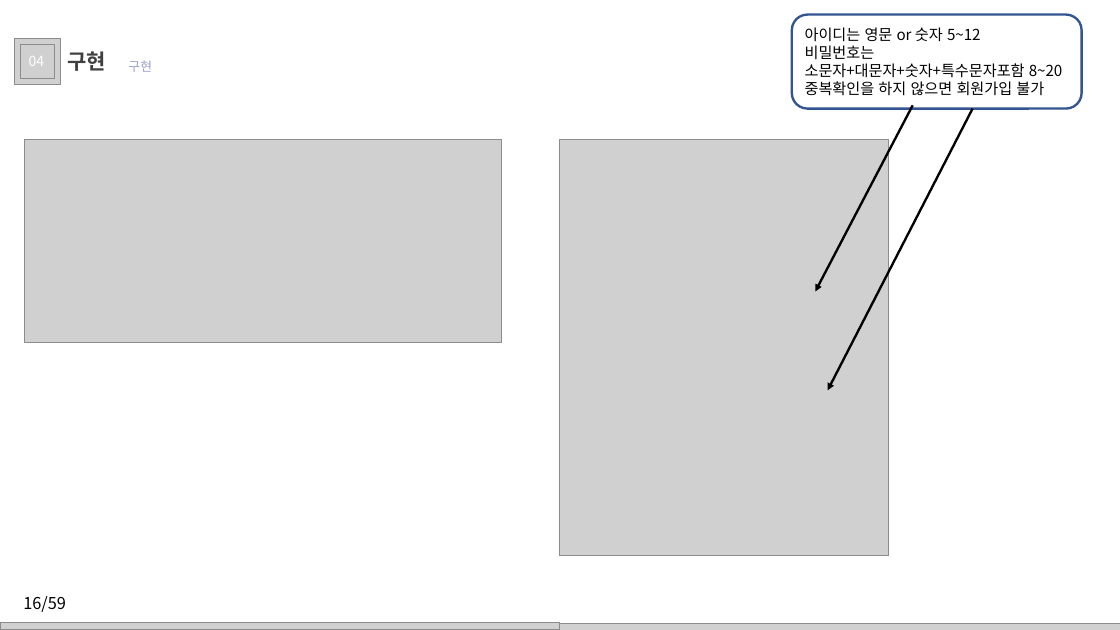
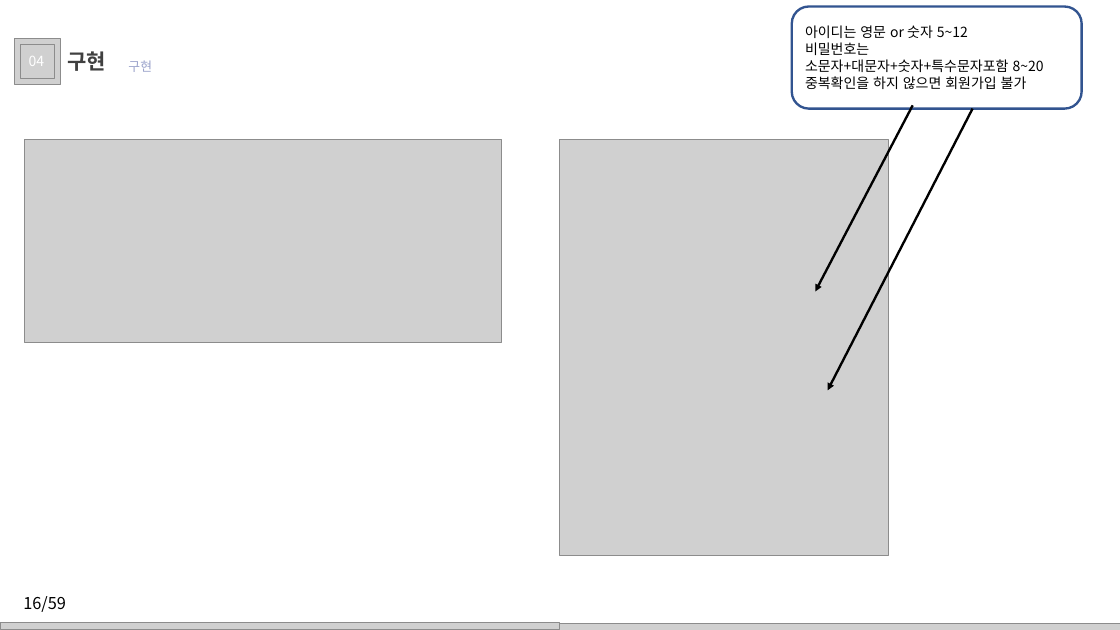
Before and after one commit to juhyeonjong2/EzenCompany, a slide deck: slide 16 of Documents/8. 발표/2. 최종발표/이젠컴퍼니.pptx. Drawn at 1120x630 pixels with LibreOffice and Linux fonts; fonts in the diff are those of the drawing; grey boxes stand for pictures; background and template pictures are left out. Boxes give left, top, right and bottom in pixels: in the first picture for what was removed or moved away, otherwise in the second. Text is boxed around its words. In the diff, an @@ line names an element or a change of style, - is before the commit and + after.

```diff
--- a/Documents/8. 발표/2. 최종발표/이젠컴퍼니.pptx
+++ b/Documents/8. 발표/2. 최종발표/이젠컴퍼니.pptx
@@ rounded rectangle "아이디는 영문 or 숫자 5~12": place and size @@
-rounded rectangle "아이디는 영문 or 숫자 5~12" at (792, 14, 1082, 108)
+rounded rectangle "아이디는 영문 or 숫자 5~12" at (792, 7, 1082, 109)
@@ rounded rectangle "아이디는 영문 or 숫자 5~12" at (792, 7, 1082, 109): size 13 to 12 pt @@
```
Also in this commit, not shown: 19 other slides changed.
